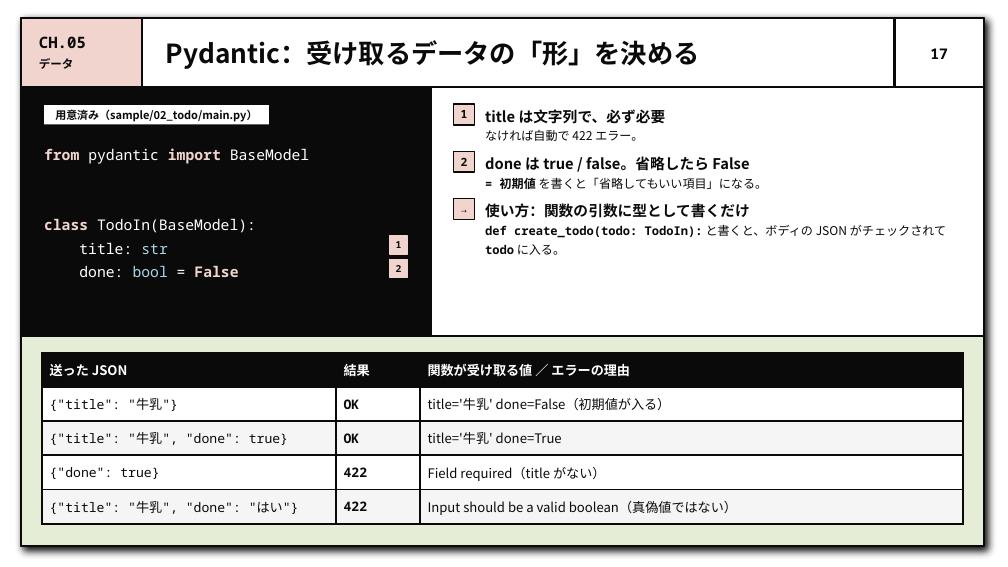
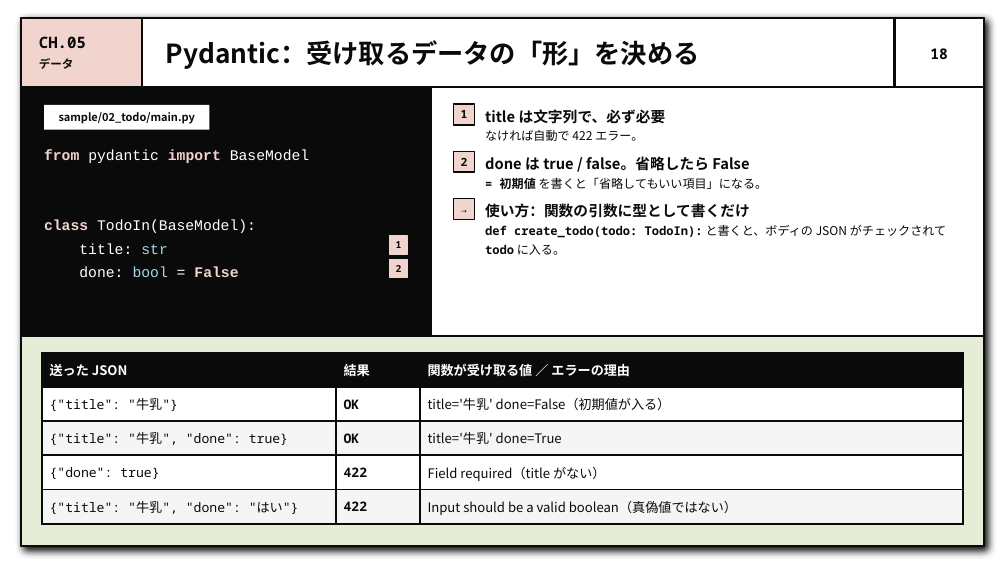
Before and after one commit to Luca-blue/study-fast-api, a slide deck: slide 18 of slides/fastapi-intro.pptx (slide 17 before the commit). Drawn at 1008x567 pixels with LibreOffice and Linux fonts; fonts in the diff are those of the drawing. Boxes give left, top, right and bottom in pixels: in the first picture for what was removed or moved away, otherwise in the second. Text is boxed around its words. In the diff, an @@ line names an element or a change of style, - is before the commit and + after.

Commit message:
docs(slides): add new deck and pdf, move previous deck to legacy

```diff
--- a/slides/fastapi-intro.pptx
+++ b/slides/fastapi-intro.pptx
@@ page number at <box>930,48,948,59</box>: text changed @@
-17
+18
@@ rectangle "sample/02_todo/main.py": place and size @@
-rectangle "sample/02_todo/main.py" at <box>44,105,268,125</box>
+rectangle "sample/02_todo/main.py" at <box>44,105,209,130</box>
@@ text in rectangle at <box>59,112,195,124</box>: text changed @@
-用意済み（sample/02_todo/main.py）
+sample/02_todo/main.py
@@ text "from pydantic import BaseModel" at <box>44,149,309,277</box>: font Noto Sans Mono to Courier New @@
```
Also in this commit, not shown: 25 other slides changed, 1 slide added, 7 other files.
